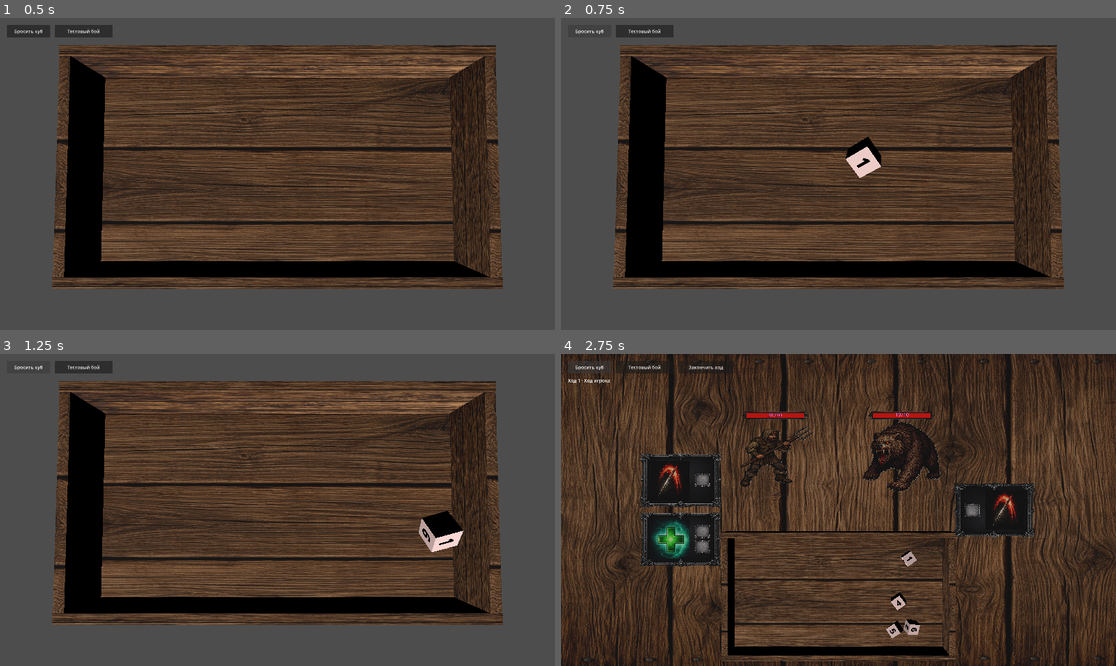
Above: before the commit, frames 1-4 (two rows, left to right).
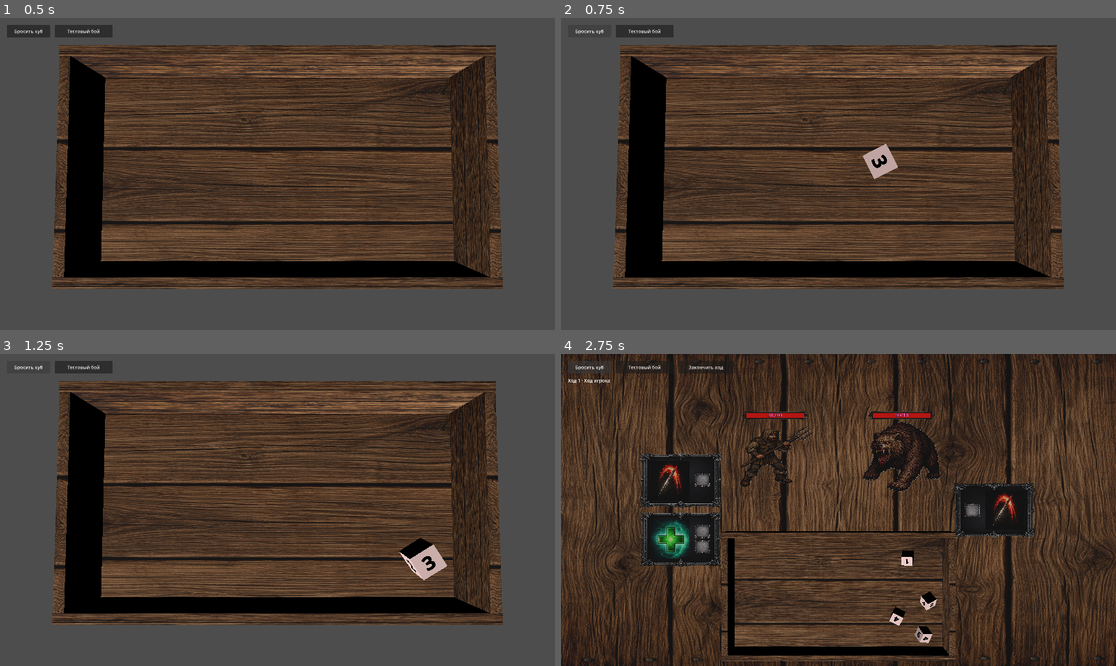
Above: after the commit, the same moments.

Repository: olegbogai-web/dicegame
Game: Godot game, scene res://scenes/board.tscn
The game is run twice, just before and just after one commit, with the same random seed, the same clock (stepped at 60 frames per second) and the same inputs.
Inputs:
- Up to frame 1 (0.5 s): no input
- Up to frame 2 (0.75 s): click "Бросить куб" at 0.5 s
- Up to frame 3 (1.25 s): no input
- Up to frame 4 (2.75 s): click "Тестовый бой" at 1.25 s; click "Бросить куб" at 2 s

Frame 1 is identical in both runs. In frame 2, 0.8% of the frame differs, in the area x 51-61%, y 38-52%; in frame 3, 1.3%, in the area x 71-84%, y 50-73%; in frame 4, 0.8%.

Commit message:
Adjust battle HP label and dice throw tuning

Diff:
--- a/scenes/new_battle_table.tscn
+++ b/scenes/new_battle_table.tscn
@@ -108,7 +108,7 @@
 mesh = SubResource("PlaneMesh_dkycd")
 
 [node name="HP_text_monster" type="Label3D" parent="monster_sprite/HP_frame_monster" unique_id=1463909296]
-transform = Transform3D(0.06, 0, 0, 0, 0.045, 0, 0, 0, 0.045, 0, 0.08637661, 0)
+transform = Transform3D(0.06, 0, 0, 0, 0.045, 0, 0, 0, 0.045, 0, 0.040013324, 0)
 pixel_size = 0.08
 billboard = 1
 modulate = Color(0.80784315, 0.53333336, 1, 1)
--- a/ui/scripts/board_controller.gd
+++ b/ui/scripts/board_controller.gd
@@ -19,13 +19,13 @@
 @export var fallback_expand_step: Vector2 = Vector2(0.2, 0.2)
 
 @export_category("Throw")
-@export var throw_speed_min: float = 4.56
-@export var throw_speed_max: float = 9.68
+@export var throw_speed_min: float = 5.93
+@export var throw_speed_max: float = 12.58
 @export var throw_direction_spread: float = 1.25
 @export var throw_vertical_velocity_min: float = 0.18
 @export var throw_vertical_velocity_max: float = 0.25
-@export var angular_velocity_min: Vector3 = Vector3(-14.0, -18.0, -14.0)
-@export var angular_velocity_max: Vector3 = Vector3(14.0, 18.0, 14.0)
+@export var angular_velocity_min: Vector3 = Vector3(-21.0, -27.0, -21.0)
+@export var angular_velocity_max: Vector3 = Vector3(21.0, 27.0, 21.0)
 
 @onready var _floor: Node3D = get_node_or_null(floor_path)
 @onready var _throw_button: Button = %ThrowDiceButton
